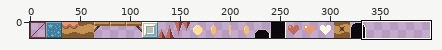
Sprite sheet: docs/img/mapchip.png. The first picture is a wide view before the edit; the outline marks the close-up.
Close-up. Before:
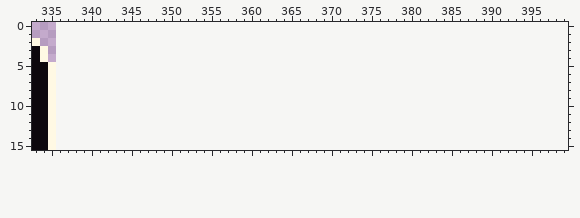
The file is 336x16 pixels. Shown: x 333..399, y 0..15. The old version is drawn lined up with the new one, on the new canvas.
The result:
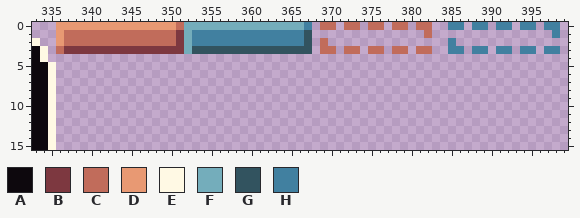
Palette (. is transparent): A #0d080d  B #7d3840  C #c16c5b  D #e89973  E #fff9e4  F #74adbb  G #32535f  H #4180a0
Difference:
canvas 336x16 -> 400x16
Changed rows in their new state; - is an unchanged pixel.
first column x 336:
 0 DDDDDDDDDDDDDDDCFFFFFFFFFFFFFFFH-CC-CC-CC-CC-CC--HH-HH-HH-HH-HH
 1 DCCCCCCCCCCCCCCBFHHHHHHHHHHHHHHG--------------C---------------H
 2 DCCCCCCCCCCCCCCBFHHHHHHHHHHHHHHG-C---------------H-------------
 3 CBBBBBBBBBBBBBBBFGGGGGGGGGGGGGGG-CC-CC-CC-CC-CC--HH-HH-HH-HH-HH
Boxes around the changes in both close-ups, in picture pixels (x1, y1, x2, y2):
added: (56, 22, 560, 54)
